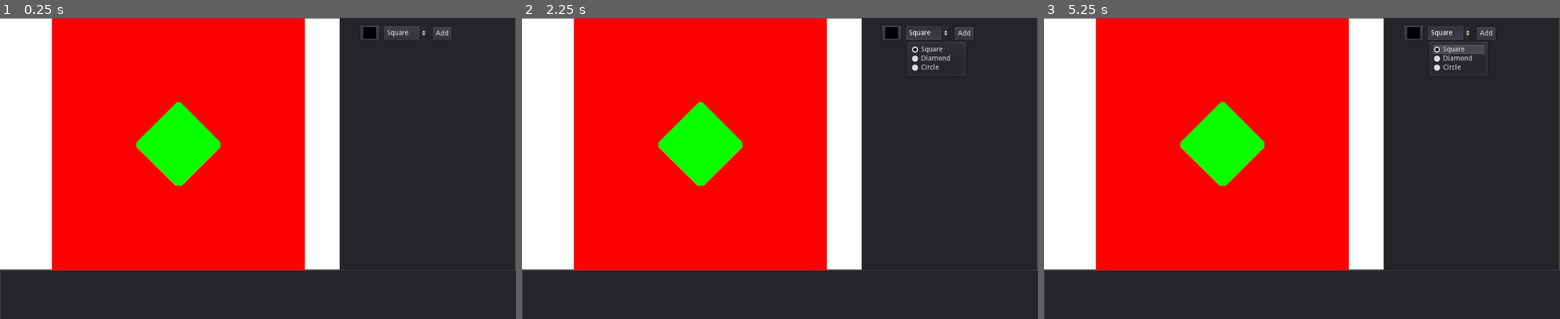
Above: before the commit, frames 1-3 (left to right).
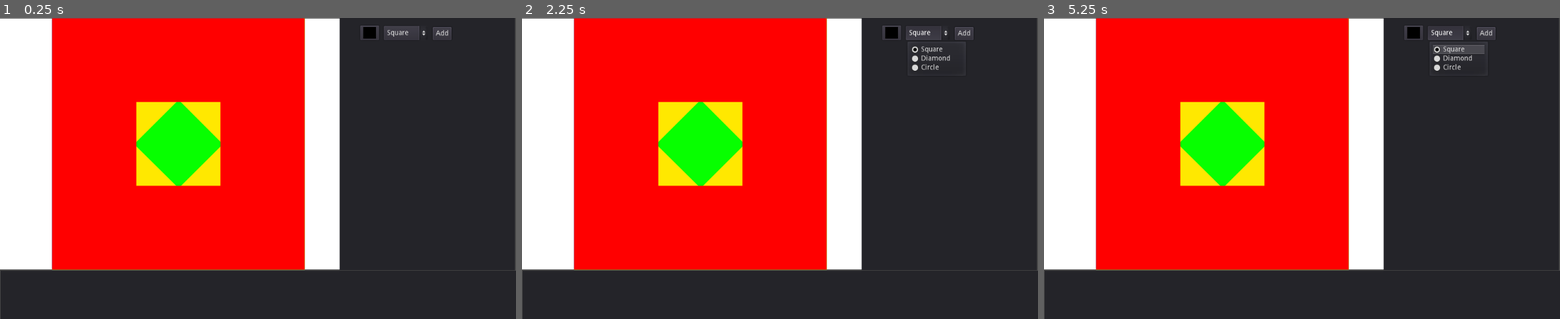
Above: after the commit, the same moments.

Repository: ianfabs/GodotStencils
Game: Godot game, scene res://Stage.tscn
The game is run twice, just before and just after one commit, with the same random seed, the same clock (stepped at 60 frames per second) and the same inputs.
Inputs:
- Up to frame 1 (0.25 s): no input
- Up to frame 2 (2.25 s): click "Square" at 0.5 s; click "Add" at 1.25 s; click "Square" at 2 s
- Up to frame 3 (5.25 s): click "Add" at 2.75 s; click "Square" at 3.5 s; click "Add" at 4.25 s; tap Enter at 5 s

The runs differ from the first frame. In frame 1, 2.5% of the frame differs, in the area x 10-60%, y 0-84%; in frame 2, 2.5%; in frame 3, 2.5%.

Commit message:
cleanup code

Diff:
--- a/CustomStencil.gd
+++ b/CustomStencil.gd
@@ -66,17 +66,15 @@
 			var f = l*fac # multiplying total side len by factor gets right proportion x and y
 			var d = dist(vec2(s,f.x), vec2(f.y,s)) # distance between first two pts in shape
 			var r = d/dnm # r for 'radius' like in the circle calc, but is really just half the dist
+			# TODO: Refine this logic so it can be applied for all three sizes for any dnm
 			if size == 0:
 				s = (s/dnm) + r
 				f = (f/dnm) + vec2(r)
-				$Polygon2D.invert_border = f.x
 			elif size == 1: pass
 			elif size == 2: pass
 
-#			$Polygon2D.invert_border = l*f.x
 			$Polygon2D.invert_border = f.x
 			var dm = PoolVector2Array([
-#				vec2(s,(l*f.x)), vec2((l*f.y),s), vec2(s,(l*f.y)), vec2((l*f.x),s)
 				vec2(s,f.x), vec2(f.y,s), vec2(s,f.y), vec2(f.x,s)
 			])
 			draw_hole(dm)
--- a/CustomStencil.tscn
+++ b/CustomStencil.tscn
@@ -10,11 +10,10 @@
 "_edit_vertical_guides_": [ 500.0 ]
 }
 type = "diamond"
-size = 0
 
 [node name="Polygon2D" type="Polygon2D" parent="."]
 color = Color( 1, 0, 0, 1 )
 antialiased = true
 invert_enable = true
-invert_border = 161.401
-polygon = PoolVector2Array( 250.512, 161.401, 338.901, 250.512, 250.512, 338.901, 161.401, 250.512 )
+invert_border = 71.7766
+polygon = PoolVector2Array( 250, 71.7766, 426.777, 250, 250, 426.777, 71.7766, 250 )
